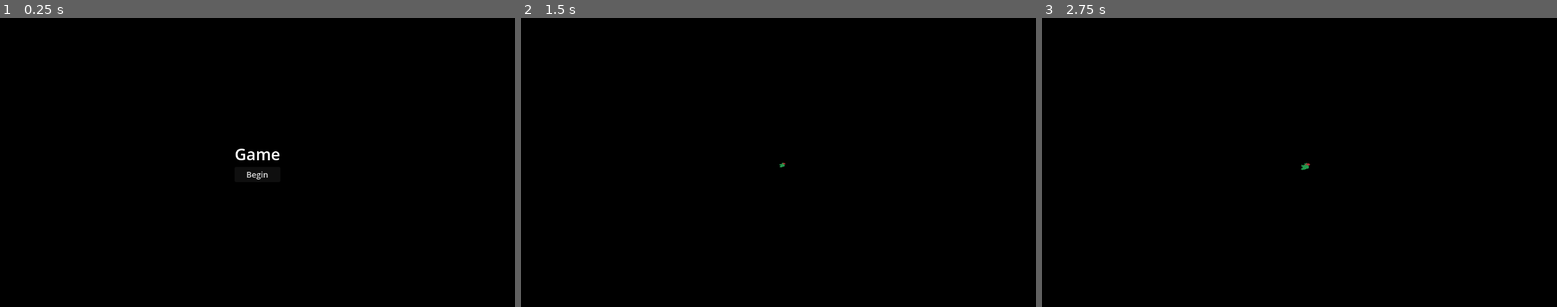
Above: before the commit, frames 1-3 (left to right).
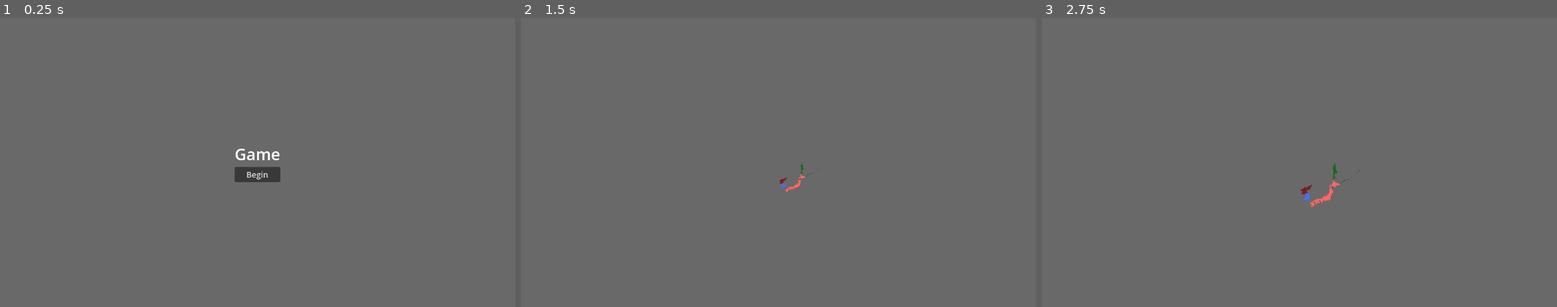
Above: after the commit, the same moments.

Repository: daysantace/strategy-game
Game: Godot game, scene res://scenes/title.tscn
Same seed, same stepped clock (60 frames per second), same inputs: the game is played once before the commit and once after it.
Inputs (mouse positions are in pixels of both pictures, inside the frame that each line leads up to):
- Up to frame 1 (0.25 s): no input
- Up to frame 2 (1.5 s): click "Begin" at 0.5 s; tap Enter at 1.25 s; move the mouse to (778, 162) at 1.27 s; tap Mouse wheel down (cam_in) at 1.35 s; click (778, 162) at 1.42 s
- Up to frame 3 (2.75 s): tap Space at 2 s; tap Mouse wheel up (cam_out) at 2.1 s; click (1299, 162) at 2.17 s

The runs differ from the first frame. In frame 1, 100% of the frame differs, in the area x 0-100%, y 0-100%; in frame 2, 100%; in frame 3, 100%.

Commit message:
east asia jumpscare

Diff:
--- a/project.godot
+++ b/project.godot
@@ -72,4 +72,4 @@
 
 [rendering]
 
-environment/defaults/default_clear_color=Color(0, 0, 0, 1)
+environment/defaults/default_clear_color=Color(0.411765, 0.411765, 0.411765, 1)
--- a/scenes/map.tscn
+++ b/scenes/map.tscn
@@ -2,18 +2,20 @@
 
 [ext_resource type="Script" path="res://scripts/main.gd" id="1_877ab"]
 [ext_resource type="Script" path="res://scripts/camera.gd" id="2_0cakx"]
-[ext_resource type="Texture2D" uid="uid://rqt1ikfpjuwu" path="res://assets/map/ireland.png" id="3_jsh2l"]
+[ext_resource type="Texture2D" uid="uid://uj8xdteaadxk" path="res://assets/map/testing.png" id="3_0lji6"]
 
 [node name="planet" type="Node2D"]
-position = Vector2(0.30572, 3.51796)
 script = ExtResource("1_877ab")
 
 [node name="camera" type="Camera2D" parent="."]
 script = ExtResource("2_0cakx")
 
 [node name="map" type="Sprite2D" parent="."]
-visible = false
-texture = ExtResource("3_jsh2l")
+texture = ExtResource("3_0lji6")
 centered = false
 
-[node name="provinces" type="Node" parent="."]
+[node name="provinces" type="Node2D" parent="."]
+
+[node name="provnames" type="Node2D" parent="."]
+
+[node name="country-names" type="Node2D" parent="."]
--- a/scripts/camera.gd
+++ b/scripts/camera.gd
@@ -31,7 +31,7 @@
 		zoom_level-=0.05
 	if Input.is_action_just_pressed("cam_out"):
 		zoom_level+=0.05
-	zoom_level=clamp(zoom_level,0.1,3.75)
+	zoom_level=clamp(zoom_level,0.1,5)
 	zoom=Vector2(zoom_level,zoom_level)
 
 	position += ((pan_direction * (100+acceleration) * delta)/diag_fix)/zoom_level
--- a/scripts/main.gd
+++ b/scripts/main.gd
@@ -1,6 +1,6 @@
 extends Node2D
 
-@onready var image_source = "res://assets/map/ireland.png"
+@onready var image_source = "res://assets/map/testing.png"
 
 var pixels_read = 0
 var pixels_to_report = 100000
@@ -18,7 +18,12 @@
 	var regions_dict = import_file("res://assets/map/provinces.txt")
 
 	if regions_dict == null:
-		return  # Exit the function if regions_dict is null
+		log_message.error("Regions dictionary file not found or failed to parse")
+		return
+
+	if image == null:
+		log_message.error("Map image not found")
+		return
 
 	log_message.info("Map loaded")
 
--- a/scripts/province.gd
+++ b/scripts/province.gd
@@ -5,6 +5,7 @@
 var colour
 
 func _ready():
+	log_message.debug(position)
 	set_colour()
 
 func set_colour():
@@ -14,7 +15,7 @@
 		var colour_str = country_dict[region_owner]["colour"]
 		colour = Color(colour_str.substr(1))
 	else:
-		log_message.warn("Region owner '" + region_owner + "' not found in country dictonary, setting to grey")
+		log_message.warn("Region owner '" + region_owner + "' not found in country dictonary")
 		colour = Color8(128,128,128)
 
 func _on_child_entered_tree(node):
Not shown, changed: assets/map/countries.txt
Binary file removed: assets/map/ireland.png
Not shown, changed: assets/map/provinces.txt
Binary file added: assets/map/testing.png
Not shown, changed: assets/map/testing.png.import
Not shown, changed: assets/map/ireland.png~
